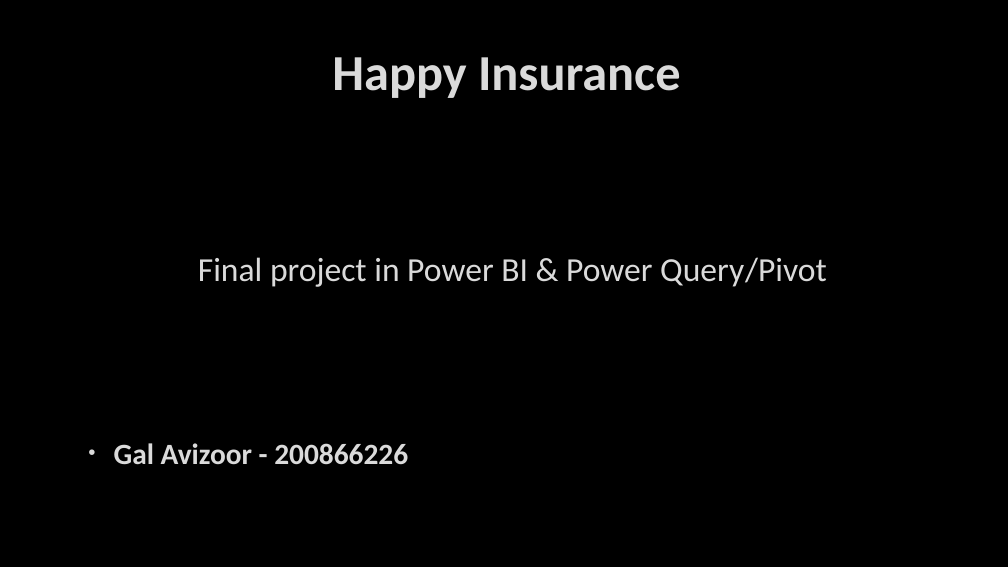
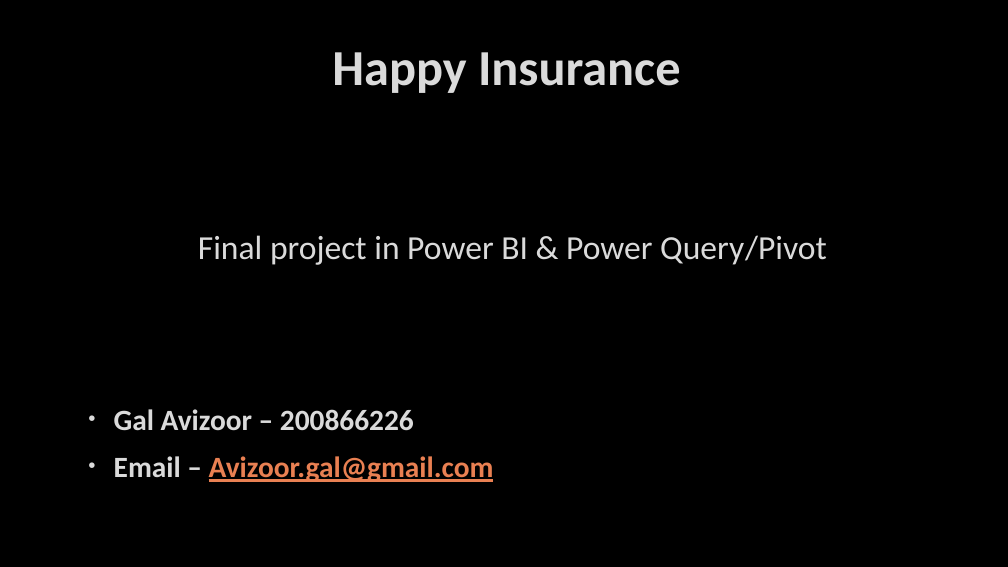
Before and after one commit to Gavizoor/-Happy-Insurance, a slide deck: slide 1 of Introduction - Happy Insurance.pptx. Drawn at 1008x567 pixels with LibreOffice and Linux fonts; fonts in the diff are those of the drawing; background and template pictures are left out. Boxes give left, top, right and bottom in pixels: in the first picture for what was removed or moved away, otherwise in the second. Text is boxed around its words. In the diff, an @@ line names an element or a change of style, - is before the commit and + after.

Commit message:
changes

```diff
--- a/Introduction - Happy Insurance.pptx
+++ b/Introduction - Happy Insurance.pptx
@@ text at bbox=[198, 52, 827, 265]: line spacing 0.9 to 0.8 @@
@@ text at bbox=[114, 409, 494, 482]: text changed @@
-• Gal Avizoor - 200866226
+• Gal Avizoor – 200866226
+• Email – Avizoor.gal@gmail.com
```
